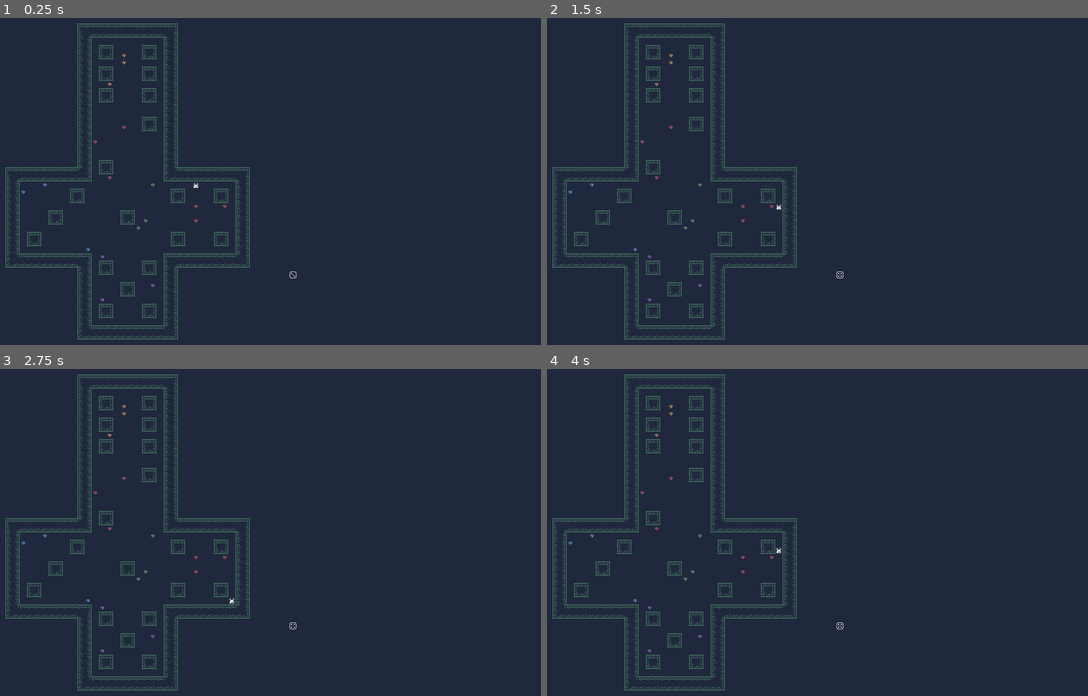
Above: before the commit, frames 1-4 (two rows, left to right).
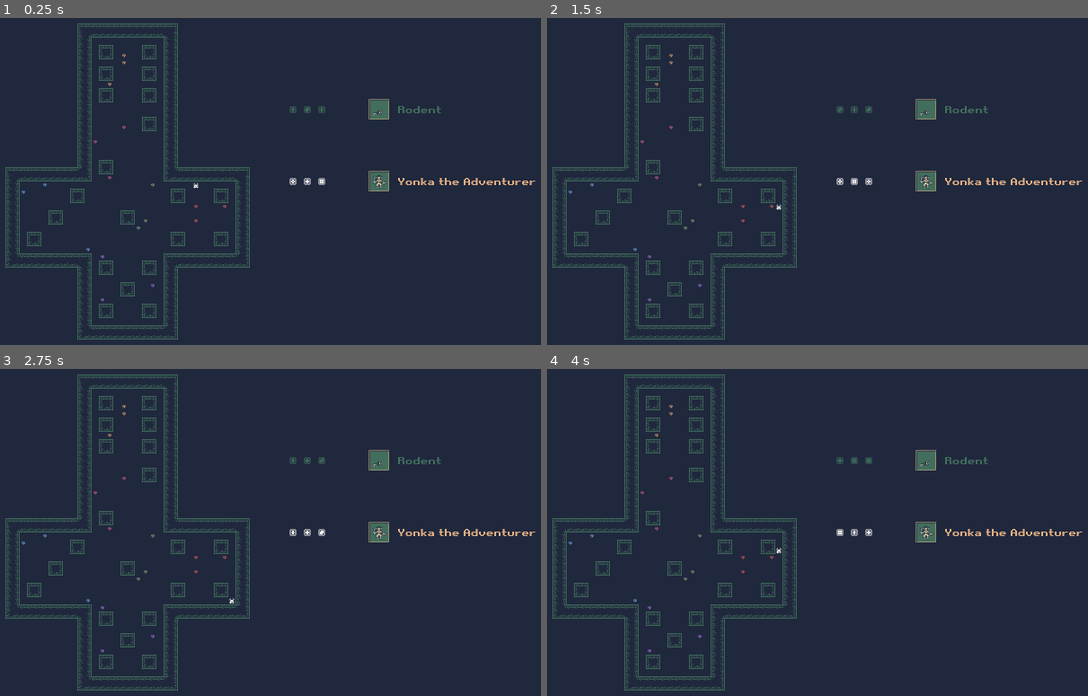
Above: after the commit, the same moments.

Repository: SLiV9/Die-Fiend
Game: Godot game, scene res://assets/level.tscn
The game is run twice, just before and just after one commit, with the same random seed, the same clock (stepped at 60 frames per second) and the same inputs.
Inputs:
- Up to frame 1 (0.25 s): no input
- Up to frame 2 (1.5 s): tap Enter at 0.5 s; hold D (move_right) 0.53-1.28 s; hold Space (drop_item) 0.53-1.28 s; hold S (move_down) from 1.28 s (still down); tap Space (drop_item) at 1.35 s
- Up to frame 3 (2.75 s): tap Enter at 2 s; release S (move_down) at 2.03 s; hold D (move_right) from 2.03 s (still down); hold Space (drop_item) from 2.03 s (still down)
- Up to frame 4 (4 s): release D (move_right) at 2.78 s; release Space (drop_item) at 2.78 s; hold W (move_up) 2.78-3.53 s; tap Space (drop_item) at 2.85 s; tap Enter at 3.5 s; hold A (move_left) from 3.53 s (still down); hold Space (drop_item) from 3.53 s (still down)

The runs differ from the first frame. In frame 1, 0.9% of the frame differs, in the area x 53-100%, y 24-80%; in frame 2, 0.9%; in frame 3, 0.9%; in frame 4, 0.9%.

Commit message:
Added an adventurer and a monster, added dice rolling, hero's dice are weighted.

Diff:
--- /dev/null
+++ b/assets/Die.tscn
@@ -0,0 +1,72 @@
+[gd_scene load_steps=16 format=2]
+
+[ext_resource path="res://assets/1bitpack_kenney_monochrome_transparent_packed.png" type="Texture" id=1]
+[ext_resource path="res://assets/die.gd" type="Script" id=2]
+
+[sub_resource type="AtlasTexture" id=42]
+atlas = ExtResource( 1 )
+region = Rect2( 672, 224, 16, 16 )
+
+[sub_resource type="AtlasTexture" id=45]
+atlas = ExtResource( 1 )
+region = Rect2( 688, 224, 16, 16 )
+
+[sub_resource type="AtlasTexture" id=44]
+atlas = ExtResource( 1 )
+region = Rect2( 704, 224, 16, 16 )
+
+[sub_resource type="AtlasTexture" id=47]
+atlas = ExtResource( 1 )
+region = Rect2( 720, 224, 16, 16 )
+
+[sub_resource type="AtlasTexture" id=46]
+atlas = ExtResource( 1 )
+region = Rect2( 736, 224, 16, 16 )
+
+[sub_resource type="AtlasTexture" id=43]
+atlas = ExtResource( 1 )
+region = Rect2( 752, 224, 16, 16 )
+
+[sub_resource type="AtlasTexture" id=35]
+atlas = ExtResource( 1 )
+region = Rect2( 672, 240, 16, 16 )
+
+[sub_resource type="AtlasTexture" id=36]
+atlas = ExtResource( 1 )
+region = Rect2( 688, 240, 16, 16 )
+
+[sub_resource type="AtlasTexture" id=37]
+atlas = ExtResource( 1 )
+region = Rect2( 704, 240, 16, 16 )
+
+[sub_resource type="AtlasTexture" id=38]
+atlas = ExtResource( 1 )
+region = Rect2( 720, 240, 16, 16 )
+
+[sub_resource type="AtlasTexture" id=39]
+atlas = ExtResource( 1 )
+region = Rect2( 736, 240, 16, 16 )
+
+[sub_resource type="AtlasTexture" id=40]
+atlas = ExtResource( 1 )
+region = Rect2( 752, 240, 16, 16 )
+
+[sub_resource type="SpriteFrames" id=41]
+animations = [ {
+"frames": [ SubResource( 42 ), SubResource( 45 ), SubResource( 44 ), SubResource( 47 ), SubResource( 46 ), SubResource( 43 ) ],
+"loop": true,
+"name": "empty",
+"speed": 10.0
+}, {
+"frames": [ SubResource( 35 ), SubResource( 36 ), SubResource( 37 ), SubResource( 38 ), SubResource( 39 ), SubResource( 40 ) ],
+"loop": true,
+"name": "filled",
+"speed": 10.0
+} ]
+
+[node name="Die" type="AnimatedSprite"]
+position = Vector2( 864, 368 )
+frames = SubResource( 41 )
+animation = "filled"
+script = ExtResource( 2 )
+is_rolling = true
--- a/Gem.tscn
+++ b/assets/Gem.tscn
@@ -1,6 +1,7 @@
-[gd_scene load_steps=5 format=2]
+[gd_scene load_steps=6 format=2]
 
 [ext_resource path="res://assets/1bitpack_kenney_monochrome_transparent_packed.png" type="Texture" id=1]
+[ext_resource path="res://assets/gem.gd" type="Script" id=2]
 
 [sub_resource type="RectangleShape2D" id=28]
 extents = Vector2( 7, 7 )
@@ -21,6 +22,7 @@
 position = Vector2( 488, 424 )
 collision_layer = 2
 collision_mask = 3
+script = ExtResource( 2 )
 
 [node name="CollisionShape2D" type="CollisionShape2D" parent="."]
 shape = SubResource( 28 )
--- a/Shard.tscn
+++ b/assets/Shard.tscn
@@ -1,6 +1,7 @@
-[gd_scene load_steps=5 format=2]
+[gd_scene load_steps=6 format=2]
 
 [ext_resource path="res://assets/1bitpack_kenney_monochrome_transparent_packed.png" type="Texture" id=1]
+[ext_resource path="res://assets/shard.gd" type="Script" id=2]
 
 [sub_resource type="RectangleShape2D" id=27]
 extents = Vector2( 7, 7 )
@@ -21,6 +22,7 @@
 position = Vector2( 376, 408 )
 collision_layer = 2
 collision_mask = 3
+script = ExtResource( 2 )
 
 [node name="CollisionShape2D" type="CollisionShape2D" parent="."]
 shape = SubResource( 27 )
--- /dev/null
+++ b/assets/die.gd
@@ -0,0 +1,40 @@
+class_name Die
+extends AnimatedSprite
+
+export var is_rolling = false
+
+var roll_delay = 0
+
+
+func _ready():
+	pass
+
+
+func _process(delta):
+	if is_rolling:
+		if roll_delay > 0:
+			roll_delay -= delta
+		if roll_delay <= 0:
+			var i = randi() % 6
+			if i != frame:
+				frame = i
+				roll_delay = 0.050
+
+func roll():
+	is_rolling = true
+
+func hold(weights):
+	is_rolling = false
+	frame = randi() % 6
+	var total_weight = 0
+	for w in weights:
+		total_weight += w
+	if total_weight <= 0:
+		return
+	var offset = randi() % total_weight
+	frame = 0
+	for w in weights:
+		if offset < w:
+			return
+		offset -= w
+		frame += 1
--- /dev/null
+++ b/assets/gem.gd
@@ -0,0 +1,2 @@
+class_name Gem
+extends StaticBody2D
--- /dev/null
+++ b/assets/hero.gd
@@ -0,0 +1,12 @@
+extends AnimatedSprite
+
+
+var hitpoint = 10
+
+
+func _ready():
+	pass
+
+
+func _process(delta):
+	pass
--- a/assets/level.gd
+++ b/assets/level.gd
@@ -46,3 +46,19 @@
 		if rooms[i].overlaps_body($Gremlin):
 			gem.get_node("AnimatedSprite").modulate = room_colors[i]
 	add_child(gem)
+
+
+func _on_Roller_rolled():
+	var weights = [0, 0, 0, 0, 0, 0]
+	var rooms = [$Room1, $Room2, $Room3, $Room4, $Room5, $Room6]
+	for i in range(0, 6):
+		var bodies = rooms[i].get_overlapping_bodies()
+		for body in bodies:
+			if body is Gem:
+				weights[i] += 4
+			elif body is Shard:
+				weights[i] += 1
+	$Hero/Roller.roll(weights)
+
+func _on_MonsterRoller_rolled():
+	$Monster/MonsterRoller.roll([0, 0, 0, 0, 0, 0])
--- a/assets/level.tscn
+++ b/assets/level.tscn
@@ -1,11 +1,16 @@
-[gd_scene load_steps=46 format=2]
+[gd_scene load_steps=71 format=2]
 
 [ext_resource path="res://assets/1bitpack_kenney_monochrome_transparent_packed.png" type="Texture" id=1]
 [ext_resource path="res://assets/player.gd" type="Script" id=2]
 [ext_resource path="res://assets/gremlin_idle.png" type="Texture" id=3]
 [ext_resource path="res://assets/level.gd" type="Script" id=4]
-[ext_resource path="res://Shard.tscn" type="PackedScene" id=5]
-[ext_resource path="res://Gem.tscn" type="PackedScene" id=6]
+[ext_resource path="res://assets/Shard.tscn" type="PackedScene" id=5]
+[ext_resource path="res://assets/Gem.tscn" type="PackedScene" id=6]
+[ext_resource path="res://assets/fantasy_tileset_Jerom_recolored.png" type="Texture" id=7]
+[ext_resource path="res://assets/pixelfont.tres" type="DynamicFont" id=8]
+[ext_resource path="res://assets/Die.tscn" type="PackedScene" id=9]
+[ext_resource path="res://assets/hero.gd" type="Script" id=10]
+[ext_resource path="res://assets/roller.gd" type="Script" id=11]
 
 [sub_resource type="ConvexPolygonShape2D" id=7]
 points = PoolVector2Array( 16, 16, 0, 16, 0, 0, 16, 0 )
@@ -243,65 +248,165 @@
 [sub_resource type="RectangleShape2D" id=31]
 extents = Vector2( 78, 78 )
 
-[sub_resource type="AtlasTexture" id=35]
-atlas = ExtResource( 1 )
-region = Rect2( 672, 240, 16, 16 )
-
-[sub_resource type="AtlasTexture" id=36]
-atlas = ExtResource( 1 )
-region = Rect2( 688, 240, 16, 16 )
-
-[sub_resource type="AtlasTexture" id=37]
-atlas = ExtResource( 1 )
-region = Rect2( 704, 240, 16, 16 )
-
-[sub_resource type="AtlasTexture" id=38]
-atlas = ExtResource( 1 )
-region = Rect2( 720, 240, 16, 16 )
-
-[sub_resource type="AtlasTexture" id=39]
-atlas = ExtResource( 1 )
-region = Rect2( 736, 240, 16, 16 )
-
-[sub_resource type="AtlasTexture" id=40]
-atlas = ExtResource( 1 )
-region = Rect2( 752, 240, 16, 16 )
-
-[sub_resource type="AtlasTexture" id=42]
-atlas = ExtResource( 1 )
-region = Rect2( 672, 224, 16, 16 )
-
-[sub_resource type="AtlasTexture" id=43]
-atlas = ExtResource( 1 )
-region = Rect2( 752, 224, 16, 16 )
-
-[sub_resource type="AtlasTexture" id=44]
-atlas = ExtResource( 1 )
-region = Rect2( 704, 224, 16, 16 )
-
-[sub_resource type="AtlasTexture" id=46]
-atlas = ExtResource( 1 )
-region = Rect2( 736, 224, 16, 16 )
-
-[sub_resource type="AtlasTexture" id=45]
-atlas = ExtResource( 1 )
-region = Rect2( 688, 224, 16, 16 )
-
-[sub_resource type="AtlasTexture" id=47]
-atlas = ExtResource( 1 )
-region = Rect2( 720, 224, 16, 16 )
-
-[sub_resource type="SpriteFrames" id=41]
+[sub_resource type="AtlasTexture" id=58]
+atlas = ExtResource( 7 )
+region = Rect2( 0, 608, 32, 32 )
+
+[sub_resource type="AtlasTexture" id=59]
+atlas = ExtResource( 7 )
+region = Rect2( 32, 608, 32, 32 )
+
+[sub_resource type="AtlasTexture" id=60]
+atlas = ExtResource( 7 )
+region = Rect2( 64, 640, 32, 32 )
+
+[sub_resource type="AtlasTexture" id=61]
+atlas = ExtResource( 7 )
+region = Rect2( 0, 672, 32, 32 )
+
+[sub_resource type="AtlasTexture" id=62]
+atlas = ExtResource( 7 )
+region = Rect2( 160, 608, 32, 32 )
+
+[sub_resource type="AtlasTexture" id=63]
+atlas = ExtResource( 7 )
+region = Rect2( 32, 672, 32, 32 )
+
+[sub_resource type="AtlasTexture" id=64]
+atlas = ExtResource( 7 )
+region = Rect2( 32, 704, 32, 32 )
+
+[sub_resource type="AtlasTexture" id=65]
+atlas = ExtResource( 7 )
+region = Rect2( 192, 608, 32, 32 )
+
+[sub_resource type="AtlasTexture" id=66]
+atlas = ExtResource( 7 )
+region = Rect2( 224, 608, 32, 32 )
+
+[sub_resource type="AtlasTexture" id=67]
+atlas = ExtResource( 7 )
+region = Rect2( 96, 608, 32, 32 )
+
+[sub_resource type="AtlasTexture" id=68]
+atlas = ExtResource( 7 )
+region = Rect2( 0, 704, 32, 32 )
+
+[sub_resource type="AtlasTexture" id=69]
+atlas = ExtResource( 7 )
+region = Rect2( 128, 640, 32, 32 )
+
+[sub_resource type="AtlasTexture" id=70]
+atlas = ExtResource( 7 )
+region = Rect2( 64, 704, 32, 32 )
+
+[sub_resource type="AtlasTexture" id=71]
+atlas = ExtResource( 7 )
+region = Rect2( 96, 640, 32, 32 )
+
+[sub_resource type="AtlasTexture" id=72]
+atlas = ExtResource( 7 )
+region = Rect2( 96, 704, 32, 32 )
+
+[sub_resource type="AtlasTexture" id=73]
+atlas = ExtResource( 7 )
+region = Rect2( 64, 672, 32, 32 )
+
+[sub_resource type="AtlasTexture" id=74]
+atlas = ExtResource( 7 )
+region = Rect2( 160, 704, 32, 32 )
+
+[sub_resource type="AtlasTexture" id=75]
+atlas = ExtResource( 7 )
+region = Rect2( 96, 672, 32, 32 )
+
+[sub_resource type="AtlasTexture" id=76]
+atlas = ExtResource( 7 )
+region = Rect2( 128, 704, 32, 32 )
+
+[sub_resource type="AtlasTexture" id=77]
+atlas = ExtResource( 7 )
+region = Rect2( 224, 672, 32, 32 )
+
+[sub_resource type="AtlasTexture" id=78]
+atlas = ExtResource( 7 )
+region = Rect2( 192, 704, 32, 32 )
+
+[sub_resource type="AtlasTexture" id=79]
+atlas = ExtResource( 7 )
+region = Rect2( 224, 704, 32, 32 )
+
+[sub_resource type="SpriteFrames" id=80]
 animations = [ {
-"frames": [ SubResource( 35 ), SubResource( 36 ), SubResource( 37 ), SubResource( 38 ), SubResource( 39 ), SubResource( 40 ) ],
+"frames": [ SubResource( 58 ), SubResource( 59 ), SubResource( 60 ), SubResource( 61 ), SubResource( 62 ), SubResource( 63 ), SubResource( 64 ), SubResource( 65 ), SubResource( 66 ), SubResource( 67 ), SubResource( 68 ), SubResource( 69 ), SubResource( 70 ), SubResource( 71 ), SubResource( 72 ), SubResource( 73 ), SubResource( 74 ), SubResource( 75 ), SubResource( 76 ), SubResource( 77 ), SubResource( 78 ), SubResource( 79 ) ],
 "loop": true,
 "name": "default",
-"speed": 10.0
-}, {
-"frames": [ SubResource( 42 ), SubResource( 43 ), SubResource( 44 ), SubResource( 46 ), SubResource( 45 ), SubResource( 47 ), SubResource( 45 ), SubResource( 43 ), SubResource( 42 ), SubResource( 47 ), SubResource( 42 ), SubResource( 44 ), SubResource( 46 ), SubResource( 43 ), SubResource( 46 ), SubResource( 44 ), SubResource( 47 ), SubResource( 45 ) ],
+"speed": 5.0
+} ]
+
+[sub_resource type="TileSet" id=57]
+0/name = "fantasy_tileset_Jerom_recolored.png 0"
+0/texture = ExtResource( 7 )
+0/tex_offset = Vector2( 0, 0 )
+0/modulate = Color( 1, 1, 1, 1 )
+0/region = Rect2( 64, 32, 32, 32 )
+0/tile_mode = 1
+0/autotile/bitmask_mode = 0
+0/autotile/bitmask_flags = [ Vector2( 0, 0 ), 256, Vector2( 0, 1 ), 260, Vector2( 0, 2 ), 260, Vector2( 0, 3 ), 4, Vector2( 1, 0 ), 320, Vector2( 1, 1 ), 325, Vector2( 1, 2 ), 325, Vector2( 1, 3 ), 5, Vector2( 2, 0 ), 320, Vector2( 2, 1 ), 325, Vector2( 2, 2 ), 325, Vector2( 2, 3 ), 5, Vector2( 3, 0 ), 64, Vector2( 3, 1 ), 65, Vector2( 3, 2 ), 65, Vector2( 3, 3 ), 1 ]
+0/autotile/icon_coordinate = Vector2( 0, 0 )
+0/autotile/tile_size = Vector2( 8, 8 )
+0/autotile/spacing = 0
+0/autotile/occluder_map = [  ]
+0/autotile/navpoly_map = [  ]
+0/autotile/priority_map = [  ]
+0/autotile/z_index_map = [  ]
+0/occluder_offset = Vector2( 0, 0 )
+0/navigation_offset = Vector2( 0, 0 )
+0/shape_offset = Vector2( 0, 0 )
+0/shape_transform = Transform2D( 1, 0, 0, 1, 0, 0 )
+0/shape_one_way = false
+0/shape_one_way_margin = 0.0
+0/shapes = [  ]
+0/z_index = 0
+
+[sub_resource type="AtlasTexture" id=48]
+atlas = ExtResource( 7 )
+region = Rect2( 0, 576, 32, 32 )
+
+[sub_resource type="AtlasTexture" id=49]
+atlas = ExtResource( 7 )
+region = Rect2( 32, 576, 32, 32 )
+
+[sub_resource type="AtlasTexture" id=50]
+atlas = ExtResource( 7 )
+region = Rect2( 64, 576, 32, 32 )
+
+[sub_resource type="AtlasTexture" id=51]
+atlas = ExtResource( 7 )
+region = Rect2( 96, 576, 32, 32 )
+
+[sub_resource type="AtlasTexture" id=52]
+atlas = ExtResource( 7 )
+region = Rect2( 128, 576, 32, 32 )
+
+[sub_resource type="AtlasTexture" id=53]
+atlas = ExtResource( 7 )
+region = Rect2( 160, 576, 32, 32 )
+
+[sub_resource type="AtlasTexture" id=54]
+atlas = ExtResource( 7 )
+region = Rect2( 192, 576, 32, 32 )
+
+[sub_resource type="AtlasTexture" id=55]
+atlas = ExtResource( 7 )
+region = Rect2( 224, 576, 32, 32 )
+
+[sub_resource type="SpriteFrames" id=56]
+animations = [ {
+"frames": [ SubResource( 48 ), SubResource( 49 ), SubResource( 50 ), SubResource( 51 ), SubResource( 52 ), SubResource( 53 ), SubResource( 54 ), SubResource( 55 ) ],
 "loop": true,
-"name": "rolling",
-"speed": 10.0
+"name": "default",
+"speed": 5.0
 } ]
 
 [node name="Level" type="Node2D"]
@@ -397,12 +502,99 @@
 [node name="ResourcePreloader" type="ResourcePreloader" parent="."]
 resources = [ PoolStringArray( "Gem", "Shard" ), [ ExtResource( 6 ), ExtResource( 5 ) ] ]
 
-[node name="Die" type="AnimatedSprite" parent="."]
-position = Vector2( 608, 528 )
-frames = SubResource( 41 )
-animation = "rolling"
-playing = true
+[node name="Monster" type="AnimatedSprite" parent="."]
+position = Vector2( 800, 160 )
+frames = SubResource( 80 )
+
+[node name="TileMap2" type="TileMap" parent="Monster"]
+show_behind_parent = true
+tile_set = SubResource( 57 )
+cell_size = Vector2( 8, 8 )
+format = 1
+tile_data = PoolIntArray( -131075, 0, 0, -131074, 0, 1, -131073, 0, 2, -196608, 0, 1, -196607, 0, 2, -196606, 0, 3, -65539, 0, 65536, -65538, 0, 131074, -65537, 0, 65537, -131072, 0, 65538, -131071, 0, 131073, -131070, 0, 65539, -3, 0, 65536, -2, 0, 65537, -1, 0, 65538, -65536, 0, 65537, -65535, 0, 65537, -65534, 0, 131075, 65533, 0, 131072, 65534, 0, 131074, 65535, 0, 65537, 0, 0, 131074, 1, 0, 65538, 2, 0, 65539, 131069, 0, 131072, 131070, 0, 65538, 131071, 0, 131074, 65536, 0, 131073, 65537, 0, 65537, 65538, 0, 131075, 196605, 0, 196608, 196606, 0, 196609, 196607, 0, 196610, 131072, 0, 196609, 131073, 0, 196609, 131074, 0, 196611 )
+
+[node name="Name" type="Label" parent="Monster"]
+anchor_left = 1.0
+anchor_top = -0.5
+anchor_right = 1.0
+anchor_bottom = -0.5
+margin_left = 8.0
+margin_top = -16.0
+margin_right = 664.0
+margin_bottom = 48.0
+rect_min_size = Vector2( 300, 0 )
+custom_colors/font_color = Color( 0.258824, 0.431373, 0.364706, 1 )
+custom_fonts/font = ExtResource( 8 )
+text = "Rodent"
+valign = 1
+__meta__ = {
+"_edit_use_anchors_": false
+}
+
+[node name="MonsterRoller" type="Node2D" parent="Monster"]
+modulate = Color( 0.258824, 0.431373, 0.364706, 1 )
+position = Vector2( -800, -320 )
+script = ExtResource( 11 )
+is_monster = true
+roll_duration = 1.0
+hold_duration = 4.0
+
+[node name="Die1" parent="Monster/MonsterRoller" instance=ExtResource( 9 )]
+position = Vector2( 608, 320 )
+
+[node name="Die2" parent="Monster/MonsterRoller" instance=ExtResource( 9 )]
+position = Vector2( 640, 320 )
+
+[node name="Die3" parent="Monster/MonsterRoller" instance=ExtResource( 9 )]
+position = Vector2( 672, 320 )
+
+[node name="Hero" type="AnimatedSprite" parent="."]
+position = Vector2( 800, 320 )
+frames = SubResource( 56 )
+script = ExtResource( 10 )
+
+[node name="TileMap" type="TileMap" parent="Hero"]
+show_behind_parent = true
+tile_set = SubResource( 57 )
+cell_size = Vector2( 8, 8 )
+format = 1
+tile_data = PoolIntArray( -131075, 0, 0, -131074, 0, 1, -131073, 0, 2, -196608, 0, 1, -196607, 0, 2, -196606, 0, 3, -65539, 0, 65536, -65538, 0, 131074, -65537, 0, 65537, -131072, 0, 65538, -131071, 0, 131073, -131070, 0, 65539, -3, 0, 65536, -2, 0, 65537, -1, 0, 65538, -65536, 0, 65537, -65535, 0, 65537, -65534, 0, 131075, 65533, 0, 131072, 65534, 0, 131074, 65535, 0, 65537, 0, 0, 131074, 1, 0, 65538, 2, 0, 65539, 131069, 0, 131072, 131070, 0, 65538, 131071, 0, 131074, 65536, 0, 131073, 65537, 0, 65537, 65538, 0, 131075, 196605, 0, 196608, 196606, 0, 196609, 196607, 0, 196610, 131072, 0, 196609, 131073, 0, 196609, 131074, 0, 196611 )
+
+[node name="Name" type="Label" parent="Hero"]
+anchor_left = 1.0
+anchor_top = -0.5
+anchor_right = 1.0
+anchor_bottom = -0.5
+margin_left = 8.0
+margin_top = -16.0
+margin_right = 664.0
+margin_bottom = 48.0
+rect_min_size = Vector2( 300, 0 )
+custom_colors/font_color = Color( 0.898039, 0.690196, 0.513726, 1 )
+custom_fonts/font = ExtResource( 8 )
+text = "Yonka the Adventurer"
+valign = 1
+__meta__ = {
+"_edit_use_anchors_": false
+}
+
+[node name="Roller" type="Node2D" parent="Hero"]
+modulate = Color( 0.984314, 0.968627, 0.952941, 1 )
+position = Vector2( -800, -320 )
+script = ExtResource( 11 )
+initial_roll_duration = 0.0
+
+[node name="Die1" parent="Hero/Roller" instance=ExtResource( 9 )]
+position = Vector2( 608, 320 )
+
+[node name="Die2" parent="Hero/Roller" instance=ExtResource( 9 )]
+position = Vector2( 640, 320 )
+
+[node name="Die3" parent="Hero/Roller" instance=ExtResource( 9 )]
+position = Vector2( 672, 320 )
 
 [connection signal="gem_deposited" from="Gremlin" to="." method="_on_Gremlin_gem_deposited"]
 [connection signal="shard_consumed" from="Gremlin" to="." method="_on_Gremlin_shard_consumed"]
 [connection signal="body_entered" from="Gremlin/Area2D" to="Gremlin" method="_on_Area2D_body_entered"]
+[connection signal="rolled" from="Monster/MonsterRoller" to="." method="_on_MonsterRoller_rolled"]
+[connection signal="rolled" from="Hero/Roller" to="." method="_on_Roller_rolled"]
--- /dev/null
+++ b/assets/pixelfont.tres
@@ -0,0 +1,7 @@
+[gd_resource type="DynamicFont" load_steps=2 format=2]
+
+[ext_resource path="res://assets/RetroGaming/Retro Gaming.ttf" type="DynamicFontData" id=1]
+
+[resource]
+size = 22
+font_data = ExtResource( 1 )
--- /dev/null
+++ b/assets/roller.gd
@@ -0,0 +1,37 @@
+extends Node2D
+
+export var is_monster = false
+
+export var initial_roll_duration = 5.0
+export var roll_duration = 5.0
+export var hold_duration = 5.0
+
+var roll_delay = 0
+var hold_delay = 0
+
+signal rolled()
+
+
+func _ready():
+	hold_delay = roll_duration
+	if is_monster:
+		hold_delay += initial_roll_duration
+	roll_delay = hold_delay + hold_duration
+
+
+func _process(delta):
+	if hold_delay > 0:
+		hold_delay -= delta
+		if hold_delay <= 0:
+			emit_signal("rolled")
+	if roll_delay > 0:
+		roll_delay -= delta
+		if roll_delay <= 0:
+			for die in [$Die1, $Die2, $Die3]:
+				die.roll()
+			hold_delay = roll_duration
+			roll_delay = roll_duration + hold_duration
+
+func roll(weights):
+	for die in [$Die1, $Die2, $Die3]:
+		die.hold(weights)
--- /dev/null
+++ b/assets/shard.gd
@@ -0,0 +1,2 @@
+class_name Shard
+extends StaticBody2D
--- a/project.godot
+++ b/project.godot
@@ -7,6 +7,28 @@
 ;   param=value ; assign values to parameters
 
 config_version=4
+
+_global_script_classes=[ {
+"base": "AnimatedSprite",
+"class": "Die",
+"language": "GDScript",
+"path": "res://assets/die.gd"
+}, {
+"base": "StaticBody2D",
+"class": "Gem",
+"language": "GDScript",
+"path": "res://assets/gem.gd"
+}, {
+"base": "StaticBody2D",
+"class": "Shard",
+"language": "GDScript",
+"path": "res://assets/shard.gd"
+} ]
+_global_script_class_icons={
+"Die": "",
+"Gem": "",
+"Shard": ""
+}
 
 [application]
 
Binary file added: assets/RetroGaming/Retro Gaming.ttf
Not shown, added: assets/RetroGaming/note_of_the_author.txt
Binary file added: assets/fantasy_tileset_Jerom_recolored.png
Not shown, added: assets/fantasy_tileset_Jerom_recolored.png.import
